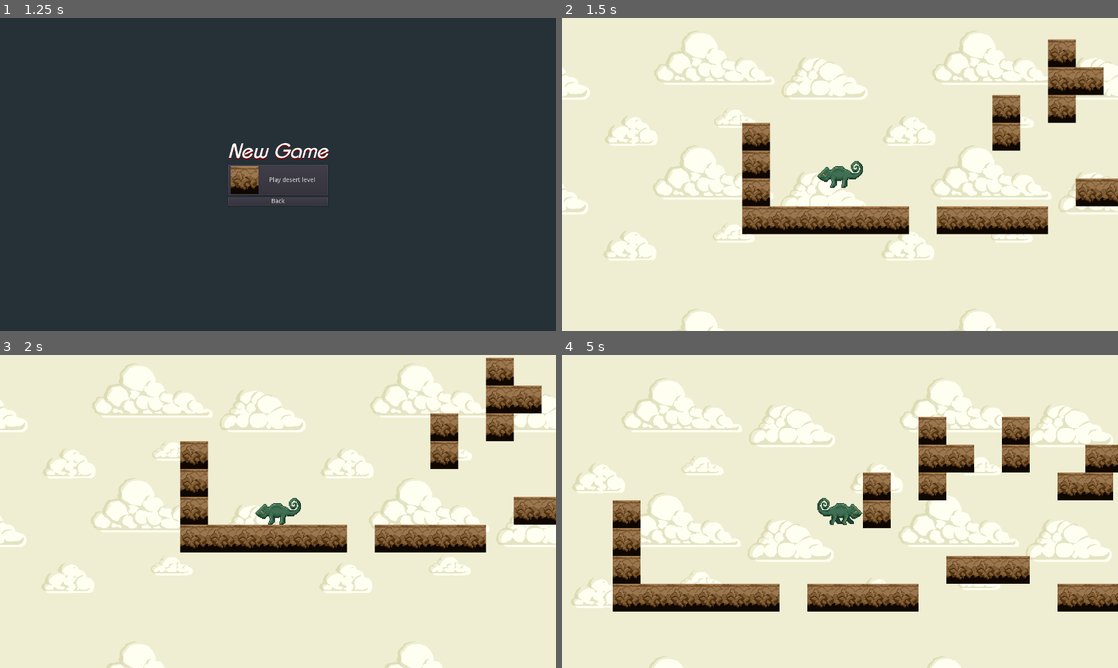
Above: before the commit, frames 1-4 (two rows, left to right).
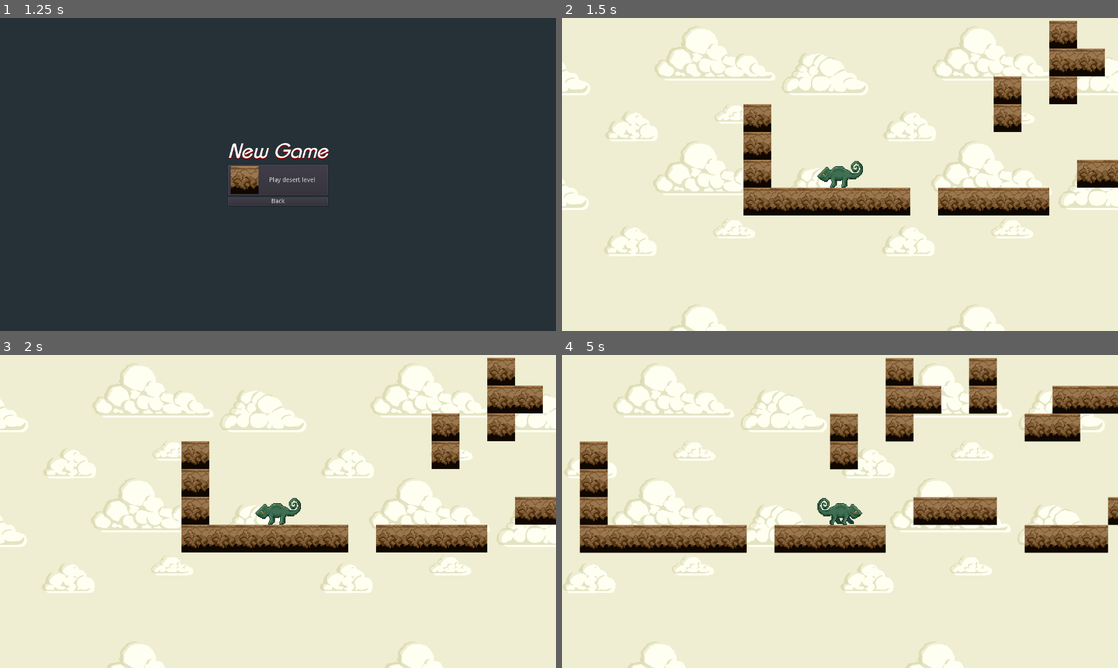
Above: after the commit, the same moments.

Repository: Jacalz/super-chameleon
Game: Godot game, scene res://TitleScreen/TitleScreen.tscn
Two runs of this game, one before a commit and one after it. Both use one fixed random seed, a clock stepped at 60 frames per second and the inputs below.
Inputs:
- Up to frame 1 (1.25 s): click "New game" at 0.5 s
- Up to frame 2 (1.5 s): click "Play desert level" at 1.25 s
- Up to frame 3 (2 s): no input
- Up to frame 4 (5 s): tap Enter at 2 s; hold Right (ui_right) 2.03-3.53 s; tap Up (ui_up) at 2.1, 2.27, 2.57, 2.85, 3.02, 3.32, 3.6, 4.35, 4.52, 4.82 s; hold Left (ui_left) 3.53-4.28 s; hold Right (ui_right) from 4.28 s (still down)

Frame 1 is identical in both runs. In frame 2, 20% of the frame differs, in the area x 0-100%, y 0-100%; in frame 3, 3.0%; in frame 4, 38%.

Commit message:
Rework movement logic and cleanup some "Chamelion" references

Diff:
--- a/Enteties/Chameleon/Chamelion.tscn
+++ b/Enteties/Chameleon/Chameleon.tscn
@@ -1,22 +1,22 @@
 [gd_scene load_steps=9 format=2]
 
-[ext_resource path="res://Enteties/Chameleon/Chamelion.gd" type="Script" id=1]
-[ext_resource path="res://Enteties/Chameleon/chameleon-walk-1.png" type="Texture" id=2]
-[ext_resource path="res://Enteties/Chameleon/chameleon-walk-2.png" type="Texture" id=3]
-[ext_resource path="res://Enteties/Chameleon/chameleon-walk-3.png" type="Texture" id=4]
-[ext_resource path="res://Enteties/Chameleon/camouflage.gd" type="Script" id=5]
+[ext_resource path="res://Enteties/Chameleon/camouflage.gd" type="Script" id=1]
+[ext_resource path="res://Enteties/Chameleon/chameleon-walk-3.png" type="Texture" id=2]
+[ext_resource path="res://Enteties/Chameleon/chameleon-walk-1.png" type="Texture" id=3]
+[ext_resource path="res://Enteties/Chameleon/chameleon-walk-2.png" type="Texture" id=4]
+[ext_resource path="res://Enteties/Chameleon/chameleon.gd" type="Script" id=5]
 
 [sub_resource type="SpriteFrames" id=1]
 animations = [ {
-"frames": [ ExtResource( 2 ), ExtResource( 3 ), ExtResource( 4 ) ],
+"frames": [ ExtResource( 3 ) ],
+"loop": false,
+"name": "Idle",
+"speed": 6.0
+}, {
+"frames": [ ExtResource( 3 ), ExtResource( 4 ), ExtResource( 2 ) ],
 "loop": true,
 "name": "Walk",
 "speed": 7.0
-}, {
-"frames": [ ExtResource( 2 ) ],
-"loop": false,
-"name": "Idle",
-"speed": 6.0
 } ]
 
 [sub_resource type="CapsuleShape2D" id=2]
@@ -39,8 +39,8 @@
 "values": [ Color( 1, 1, 1, 1 ), Color( 1, 1, 1, 1 ), Color( 1, 1, 1, 0.392157 ) ]
 }
 
-[node name="Chamelion" type="KinematicBody2D"]
-script = ExtResource( 1 )
+[node name="Chameleon" type="KinematicBody2D"]
+script = ExtResource( 5 )
 
 [node name="AnimatedSprite" type="AnimatedSprite" parent="."]
 frames = SubResource( 1 )
--- a/Enteties/Chameleon/Chamelion.gd
+++ /dev/null
@@ -1,48 +0,0 @@
-extends KinematicBody2D
-
-# Defines the up direction in the world.
-const UP = Vector2(0, -1)
-
-# Constants for defining how the chamelion can move
-const GRAVITY = 10
-const TERMINAL_VELOCITY = 600
-const HORIZONTAL_ACCELERATION = 50
-const MAX_SPEED = 300
-const JUMP_HEIGHT = -400
-
-# Velocity of our wonderful chamelion
-var velocity = Vector2()
-
-func horizontal_move(right: bool):
-	$AnimatedSprite.flip_h = right
-	$AnimatedSprite.play("Walk")
-	$Camouflage.disable()
-
-func _physics_process(_delta: float) -> void:
-	velocity.y = min(velocity.y + GRAVITY, TERMINAL_VELOCITY)
-
-	var grndfriction = false
-
-	# Horizontal movement for the player
-	if Input.is_action_pressed("ui_right"):
-		velocity.x = min(velocity.x + HORIZONTAL_ACCELERATION, MAX_SPEED)
-		horizontal_move(true)
-	elif Input.is_action_pressed("ui_left"):
-		velocity.x = max(velocity.x - HORIZONTAL_ACCELERATION, -MAX_SPEED)
-		horizontal_move(false)
-	else:
-		$AnimatedSprite.play("Idle")
-		$Camouflage.enable()
-		grndfriction = true
-
-	if is_on_floor():
-		if Input.is_action_just_pressed("ui_up"):
-			velocity.y = JUMP_HEIGHT
-			$Camouflage.disable()
-		if grndfriction:
-			velocity.x = lerp(velocity.x, 0, 0.3)
-	else:
-		if !grndfriction:
-			velocity.x = lerp(velocity.x, 0, 0.1)
-
-	velocity = move_and_slide(velocity, UP)
--- /dev/null
+++ b/Enteties/Chameleon/chameleon.gd
@@ -0,0 +1,51 @@
+extends KinematicBody2D
+
+# Defines the up direction in the world.
+const UP = Vector2(0, -1)
+
+# Constants for defining how the chameleon can move
+const GRAVITY = 1000
+const TERMINAL_VELOCITY = 600
+const HORIZONTAL_SPEED = 7 * 64
+const JUMP_HEIGHT = -7 * 64
+
+# Velocity of our wonderful chameleon
+var velocity = Vector2()
+
+func horizontal_move(direction: int):
+	if direction == 1:
+		$AnimatedSprite.flip_h = true
+	else:
+		$AnimatedSprite.flip_h = false
+
+	$AnimatedSprite.play("Walk")
+	$Camouflage.disable()
+
+func get_horizontal_input() -> int:
+	return -int(Input.is_action_pressed("ui_left")) + int(Input.is_action_pressed("ui_right"))
+
+func _input(event):
+	if is_on_floor() && event.is_action("ui_up"):
+		velocity.y = JUMP_HEIGHT
+		$Camouflage.disable()
+
+func _physics_process(delta: float):
+	velocity.y = min(velocity.y + GRAVITY * delta, TERMINAL_VELOCITY)
+
+	var grndfriction = false
+
+	var direction = get_horizontal_input()
+	if direction != 0:
+		velocity.x = lerp(velocity.x, HORIZONTAL_SPEED * direction, 0.2)
+		horizontal_move(direction)
+	else:
+		$AnimatedSprite.play("Idle")
+		$Camouflage.enable()
+		grndfriction = true
+
+	if is_on_floor() && grndfriction:
+		velocity.x = lerp(velocity.x, 0, 0.3)
+	elif !grndfriction:
+		velocity.x = lerp(velocity.x, 0, 0.1)
+
+	velocity = move_and_slide(velocity, UP)
--- a/Levels/Desert/Desert1.tscn
+++ b/Levels/Desert/Desert1.tscn
@@ -1,6 +1,6 @@
 [gd_scene load_steps=6 format=2]
 
-[ext_resource path="res://Enteties/Chameleon/Chamelion.tscn" type="PackedScene" id=1]
+[ext_resource path="res://Enteties/Chameleon/Chameleon.tscn" type="PackedScene" id=1]
 [ext_resource path="res://Tiles/sandblock-top.png" type="Texture" id=2]
 [ext_resource path="res://Levels/Desert/Background/desert-clouds.png" type="Texture" id=3]
 
@@ -32,8 +32,8 @@
 
 [node name="Desert1" type="Node2D"]
 
-[node name="Chamelion" parent="." instance=ExtResource( 1 )]
-position = Vector2( 224.643, 46.25 )
+[node name="Chameleon" parent="." instance=ExtResource( 1 )]
+position = Vector2( 222, 88 )
 
 [node name="TileMap" type="TileMap" parent="."]
 tile_set = SubResource( 2 )
Not shown: 1 places in Enteties/Chameleon/Chameleon.tscn that only renumber resources
